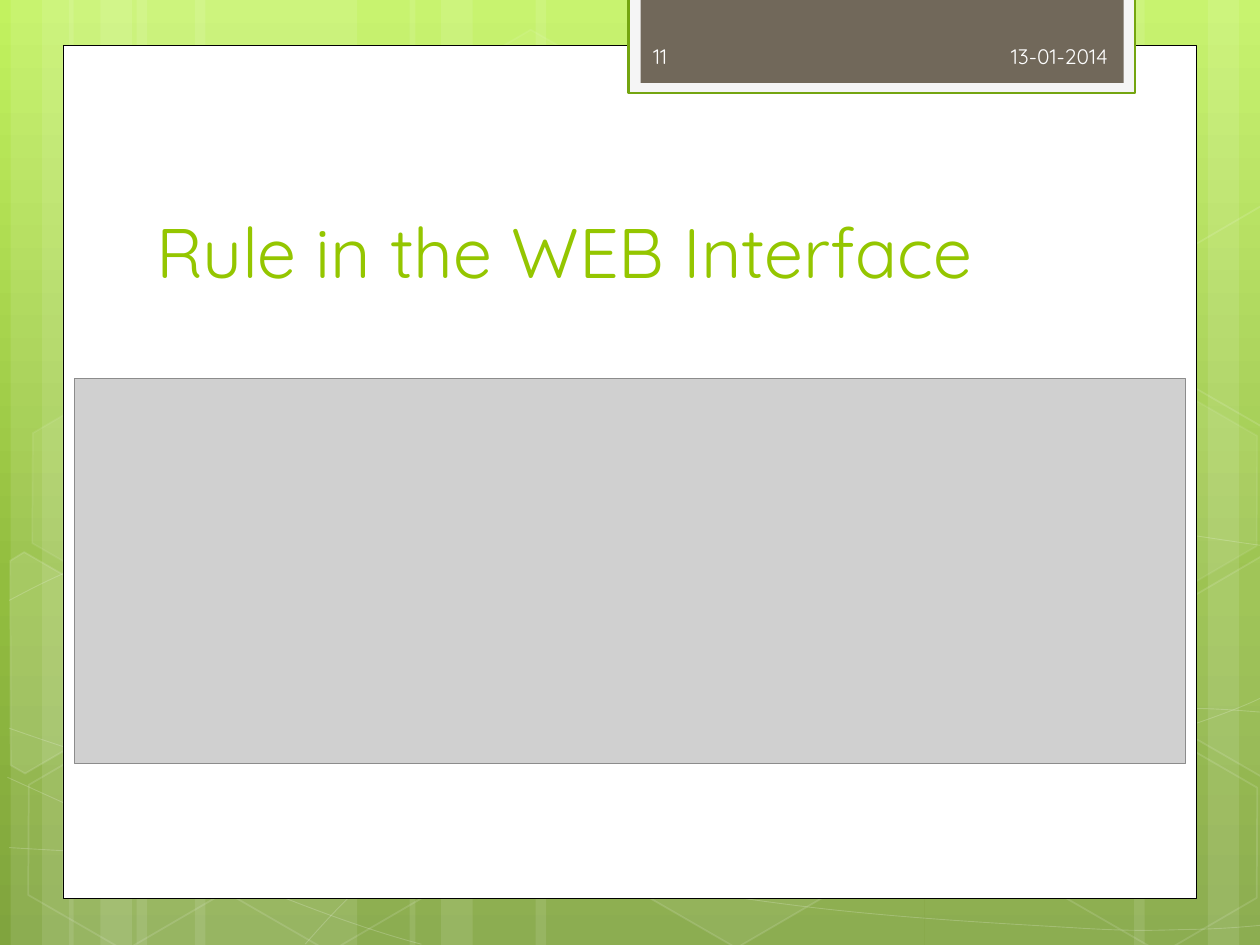
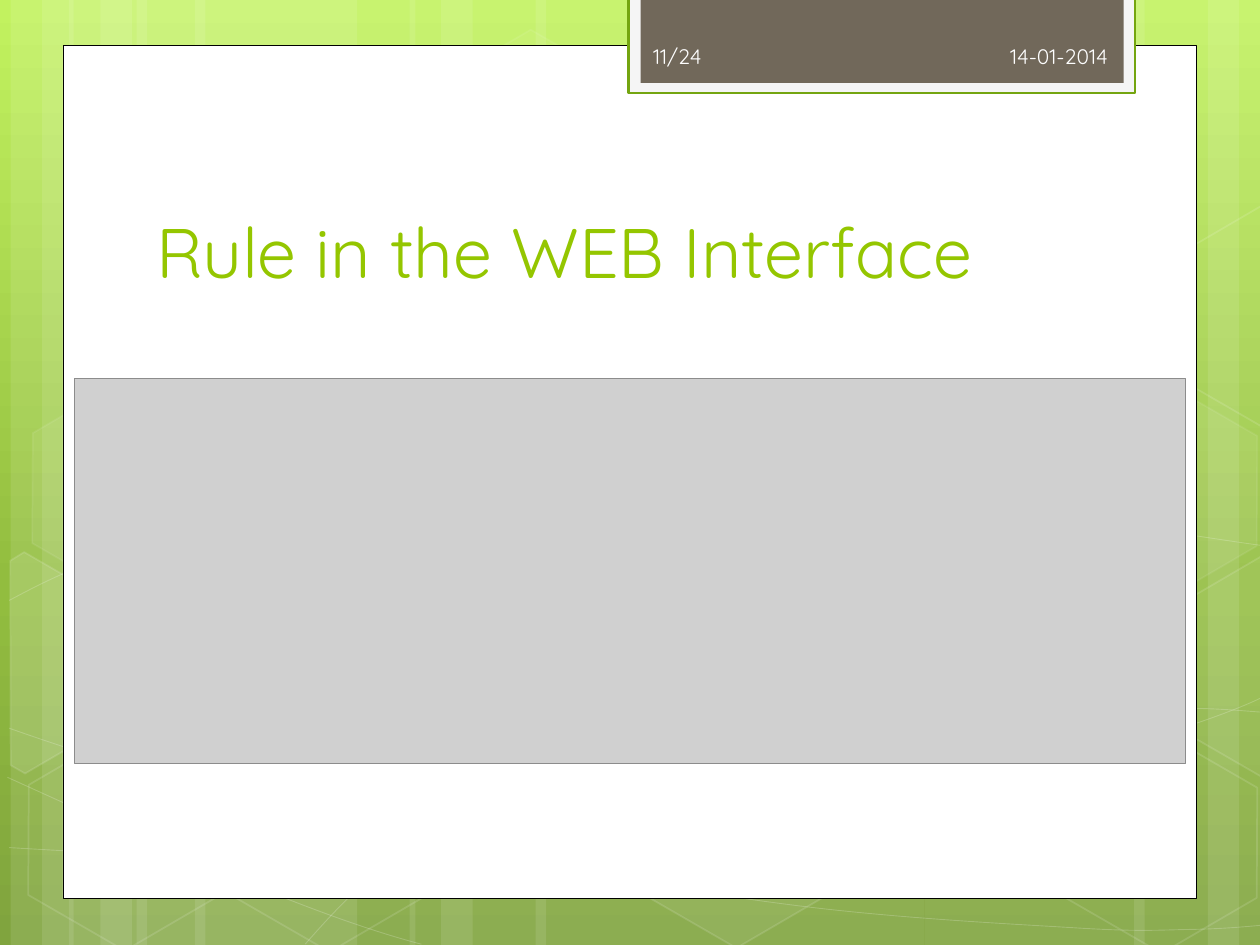
Before and after one commit to Zucka/MOM, a slide deck: slide 11 of other/All Slides.pptx. Drawn at 1260x945 pixels with LibreOffice and Linux fonts; fonts in the diff are those of the drawing; grey boxes stand for pictures. Boxes give left, top, right and bottom in pixels: in the first picture for what was removed or moved away, otherwise in the second. Text is boxed around its words. In the diff, an @@ line names an element or a change of style, - is before the commit and + after.

```diff
--- a/other/All Slides.pptx
+++ b/other/All Slides.pptx
@@ page number at (653, 47, 701, 67): text changed @@
-11
+11/24
@@ text at (1010, 49, 1107, 64): text changed @@
-13-01-2014
+14-01-2014
```
Also in this commit, not shown: 21 other slides changed, 2 slides added.
